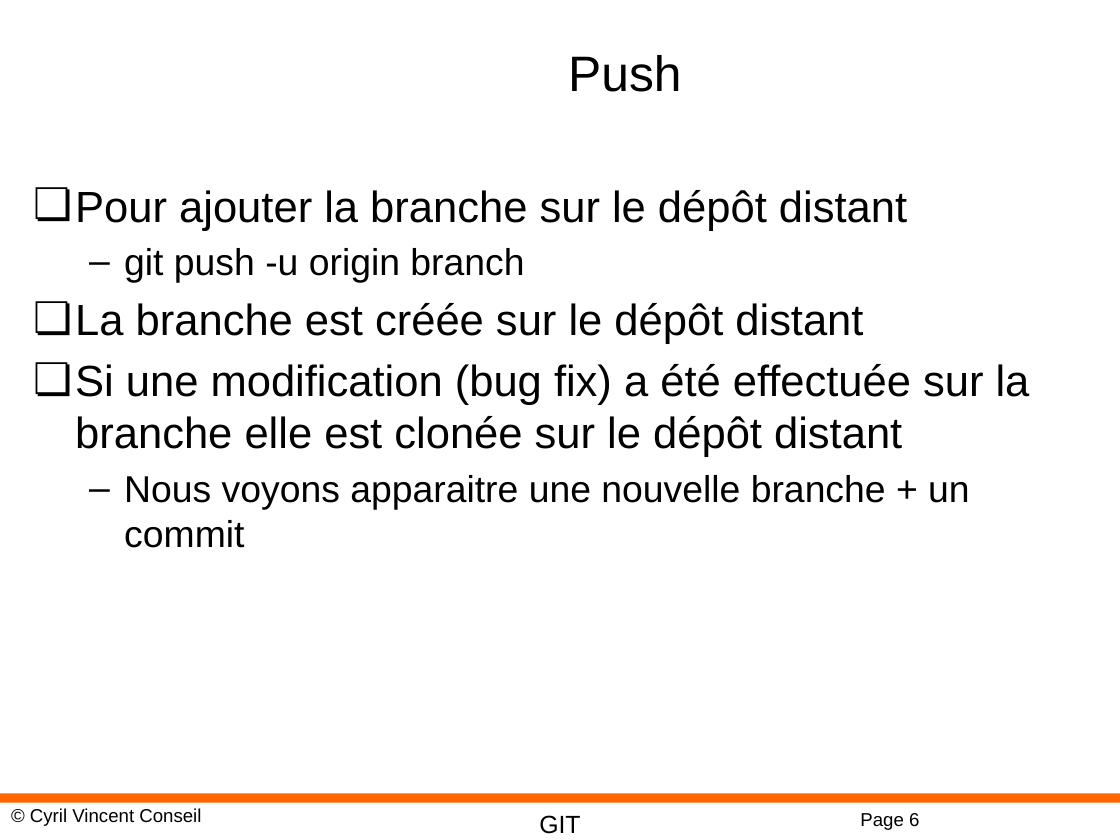
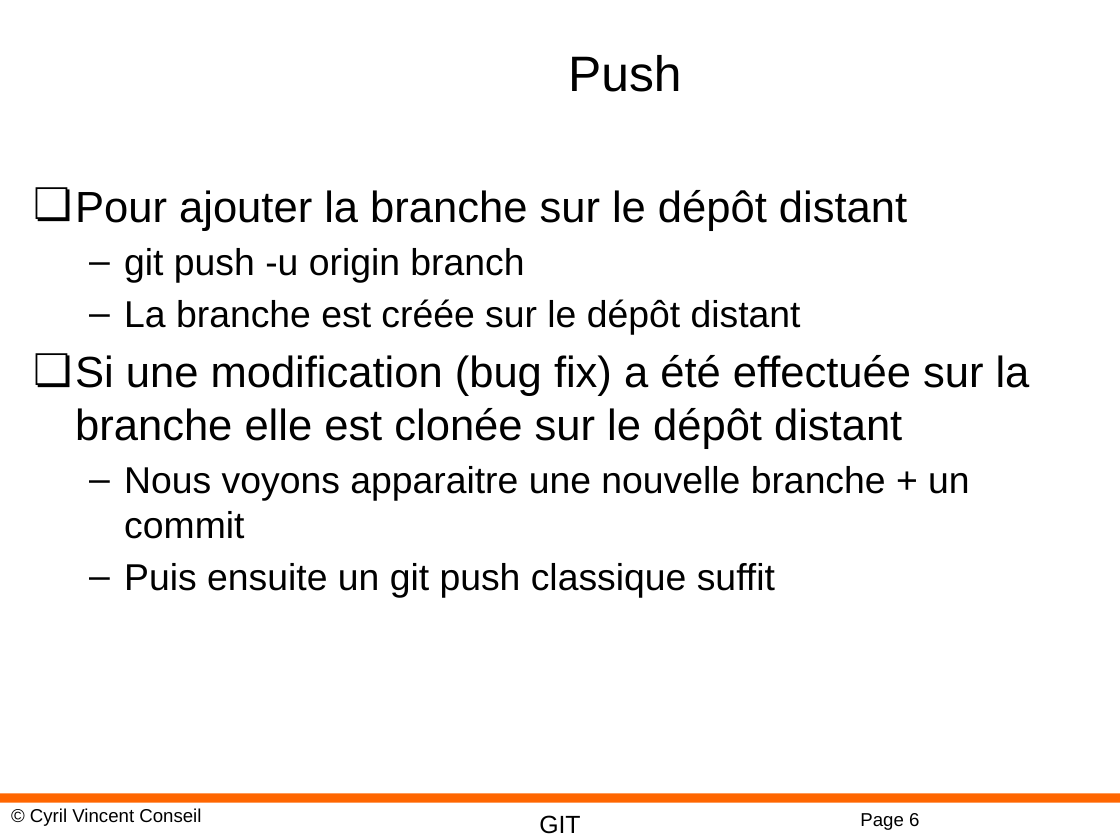
Before and after one commit to cyrilvincent/git, a slide deck: slide 6 of ppt/GIT03-Branches.pptx. Drawn at 1120x840 pixels with LibreOffice and Linux fonts; fonts in the diff are those of the drawing; background and template pictures are left out. Boxes give left, top, right and bottom in pixels: in the first picture for what was removed or moved away, otherwise in the second. Text is boxed around its words. In the diff, an @@ line names an element or a change of style, - is before the commit and + after.

```diff
--- a/ppt/GIT03-Branches.pptx
+++ b/ppt/GIT03-Branches.pptx
@@ text at (124, 299, 801, 335): size 28 to 24 pt in "La branche est créée sur le dépôt ..."; bullet ❏ to –; list level 1 to 2 in "La branche est créée sur ..." @@
@@ text at (124, 563, 775, 598): paragraph added @@
+  – Puis ensuite un git push classique suffit
```
Also in this commit, not shown: 1 other file.
